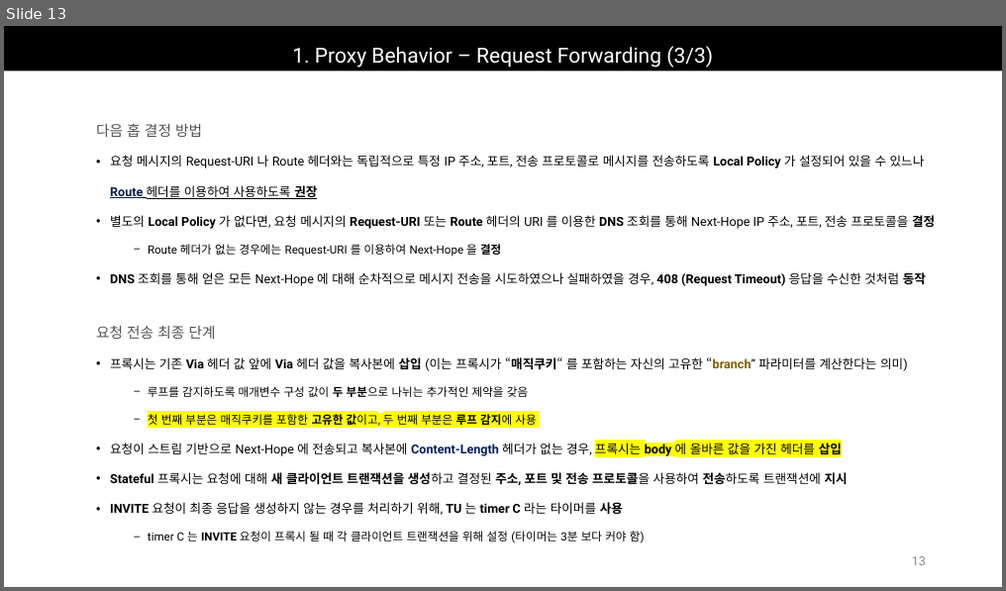
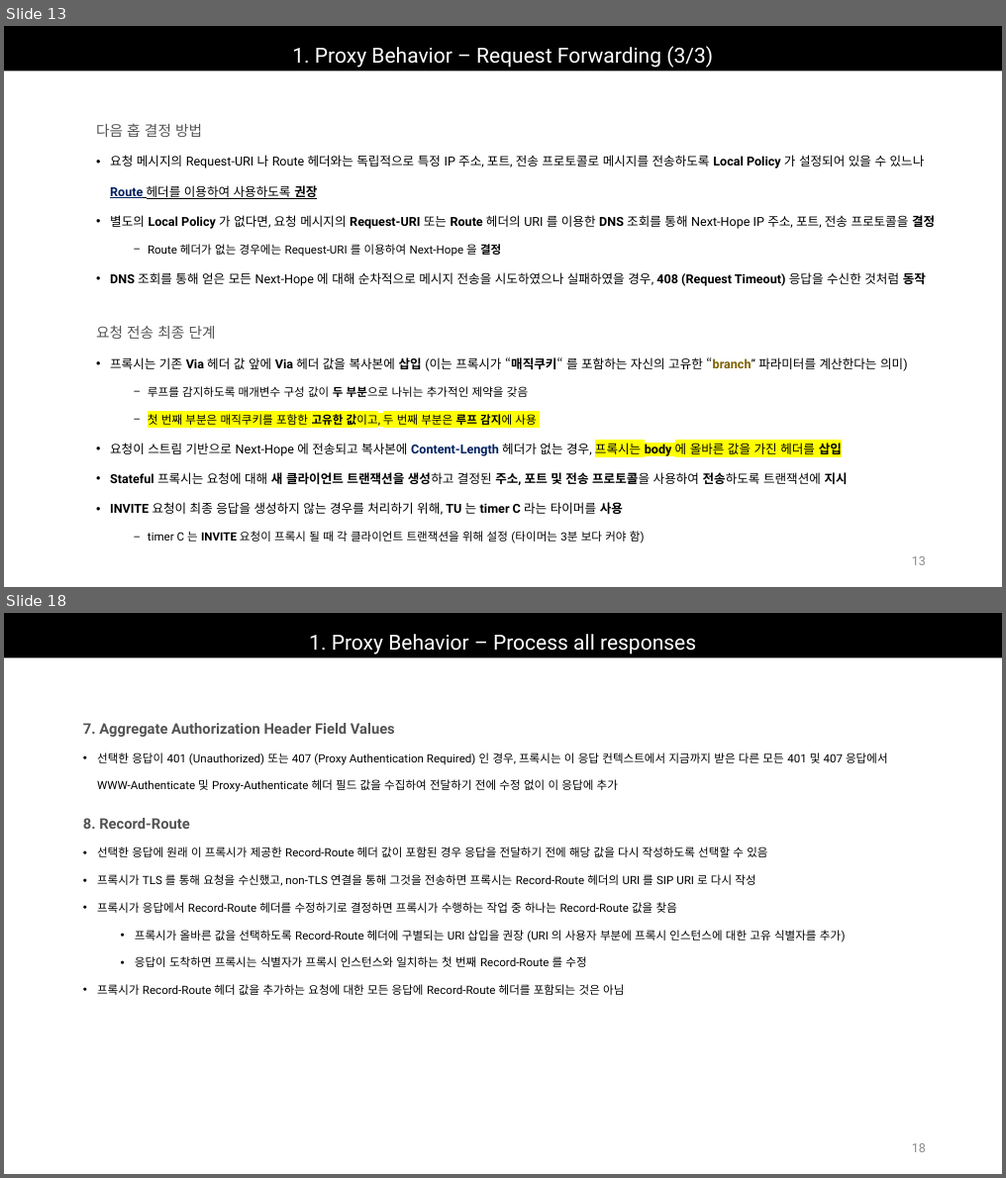
Before and after one commit to Epsilonely/SIP-Survey, a slide deck: 세미나 3차.pptx. Shown one above the other, each under a label of ours: slide 13 before the commit, slides 13 and 18 after it; the slides between them are not shown. The pictures are 1006x591 and 1006x1178 pixels, drawn with LibreOffice and Linux fonts; fonts in the diff are those of the drawing. Boxes give left, top, right and bottom in pixels: in the first picture for what was removed or moved away, otherwise in the second. Text is boxed around its words. In the diff, an @@ line names an element or a change of style, - is before the commit and + after.

```diff
--- a/세미나 3차.pptx
+++ b/세미나 3차.pptx
@@ slide 18 added at [4, 613, 1002, 1174], background #FFFFFF @@
@@ title added at [4, 613, 1002, 658], fill #000000, 20 pt, text #FFFFFF @@
+1. Proxy Behavior – Process all responses
@@ text added at [83, 723, 888, 792], 11 pt, text #000000 @@
+7. Aggregate Authorization Header Field Values
+• 선택한 응답이 401 (Unauthorized) 또는 407 (Proxy Authentication Required) 인 경우, 프록시는 이 응답 컨텍스트에서 지금까지 받은 다른 모든 401 및 407 응답에서
+  WWW-Authenticate 및 Proxy-Authenticate 헤더 필드 값을 수집하여 전달하기 전에 수정 없이 이 응답에 추가
@@ text added at [83, 818, 846, 995], 11 pt, text #000000 @@
+8. Record-Route
+• 선택한 응답에 원래 이 프록시가 제공한 Record-Route 헤더 값이 포함된 경우 응답을 전달하기 전에 해당 값을 다시 작성하도록 선택할 수 있음
+• 프록시가 TLS 를 통해 요청을 수신했고, non-TLS 연결을 통해 그것을 전송하면 프록시는 Record-Route 헤더의 URI 를 SIP URI 로 다시 작성
+• 프록시가 응답에서 Record-Route 헤더를 수정하기로 결정하면 프록시가 수행하는 작업 중 하나는 Record-Route 값을 찾음
+  • 프록시가 올바른 값을 선택하도록 Record-Route 헤더에 구별되는 URI 삽입을 권장 (URI 의 사용자 부분에 프록시 인스턴스에 대한 고유 식별자를 추가)
+  • 응답이 도착하면 프록시는 식별자가 프록시 인스턴스와 일치하는 첫 번째 Record-Route 를 수정
+• 프록시가 Record-Route 헤더 값을 추가하는 요청에 대한 모든 응답에 Record-Route 헤더를 포함되는 것은 아님
@@ page number added at [912, 1144, 926, 1153], 12 pt, text #8C8C8C @@
+18
```
Also in this commit, not shown: 2 slides changed, 16 other slides added, 3 other files.
